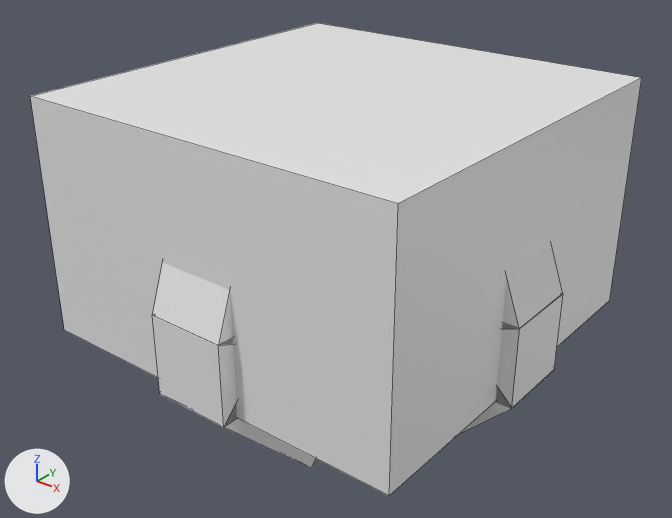
The OBJ model src/main/resources/assets/gadomancy/models/block/randomization_focus.obj as it was, and as the next commit left it.
The view is the same before and after, from a camera (50 mm lens) standing at (1.31, -1.535, 0.736) and looking at (0.489, -0.509, 0.1). The lights are fixed; the arrows at lower left show +X, +Y and +Z. The first picture is the older version. Mesh edges are drawn as thin lines. Materials are left out; every surface is plain grey. Where no turn or scale is listed for an object, it has been applied to the vertices. Vertices at exactly the same position are counted once.

Objects in the first picture: 'randomization_focus'.
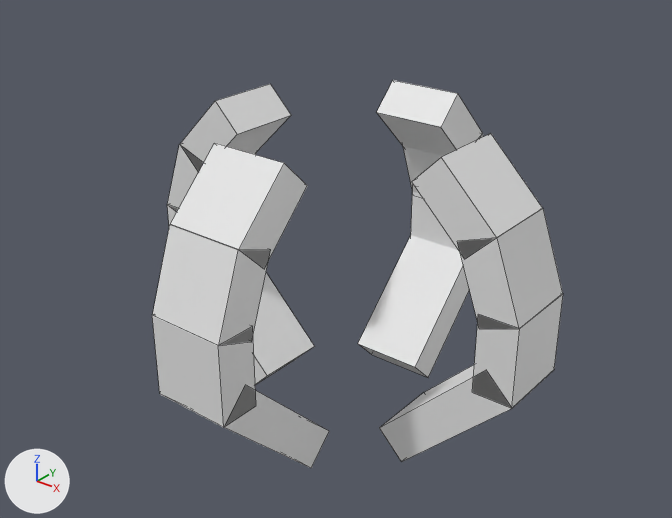
Pixel boxes (x1, y1, x2, y2) of what changed, in the pictures (672 x 518 px):
'randomization_focus', reshaped (33% narrower, 18% shorter)
    before: (30, 23, 642, 496)
    after: (152, 80, 563, 468)
part 1 of me_randomization_focus, deleted
    before: (30, 23, 642, 496)

Edits to the bpy script that builds the scene:
```text
Change me_randomization_focus:
    used by ob_randomization_focus; location = (0.0, 0.0, 0.0)
    remove me_randomization_focus.from_pydata(...)  # 136 vertices, 102 faces; spans x 0.162..0.838, y -0.838..-0.162, z -0.177..0.375
    add me_randomization_focus.from_pydata(...)  # 128 vertices, 96 faces; spans x 0.162..0.838, y -0.838..-0.162, z -0.177..0.331
    me_randomization_focus part 1: the loose piece of 8 vertices spanning x 0.188..0.812, y -0.812..-0.187, z 0.0..0.375 is deleted
```
